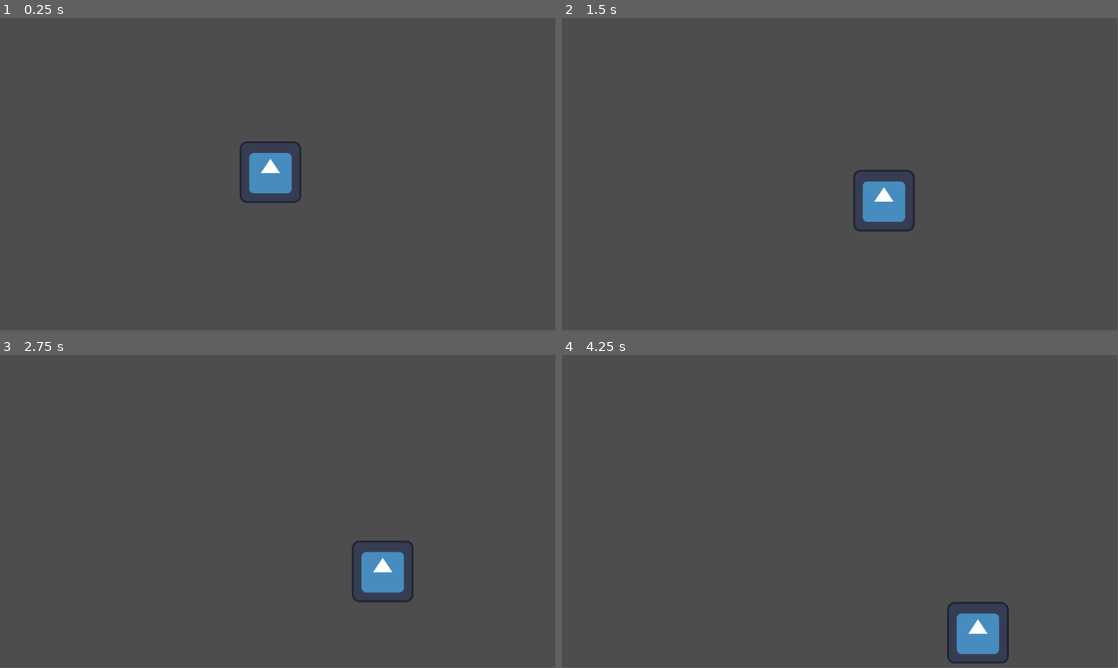
Above: before the commit, frames 1-4 (two rows, left to right).
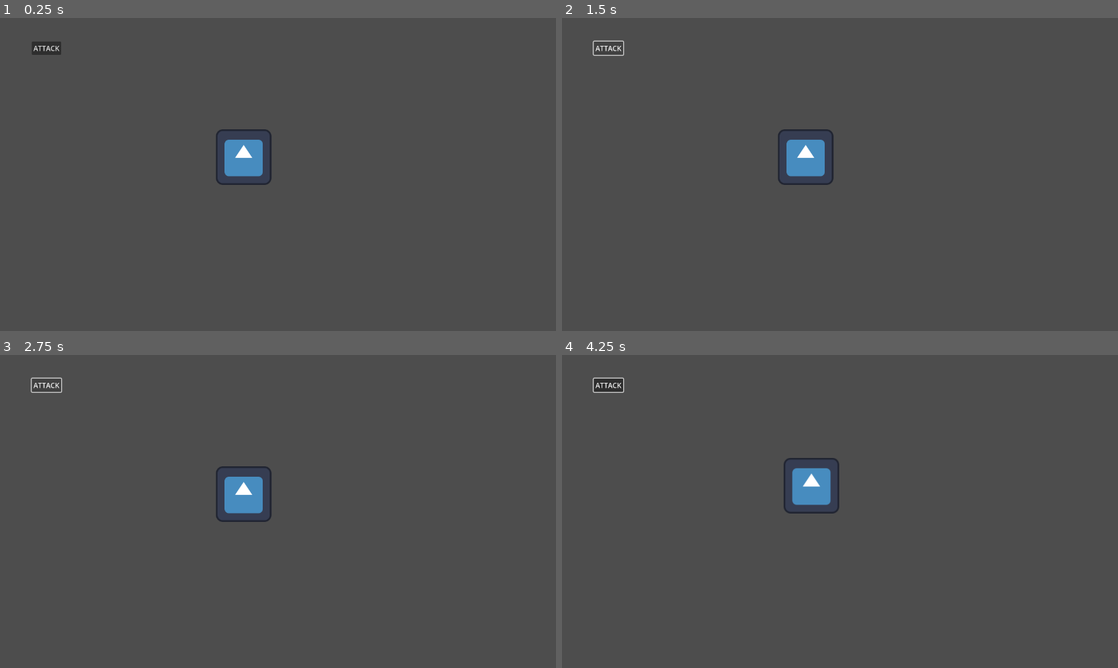
Above: after the commit, the same moments.

Repository: MaxWesterlund/Combombo
Game: Godot game, scene res://Scenes/main.tscn
Two runs of this game, one before a commit and one after it. Both use one fixed random seed, a clock stepped at 60 frames per second and the inputs below. The engine's default icon, where the game draws it, is replaced by a stand-in: a white triangle on a blue panel in a dark square.
Inputs (mouse positions are in pixels of both pictures, inside the frame that each line leads up to):
- Up to frame 1 (0.25 s): no input
- Up to frame 2 (1.5 s): click (606, 49) at 0.5 s, where only the run after the commit has a clickable "ATTACK"; click (606, 49) at 1.25 s, where only the run after the commit has a clickable "ATTACK"
- Up to frame 3 (2.75 s): click (44, 386) at 2 s, where only the run after the commit has a clickable "ATTACK"
- Up to frame 4 (4.25 s): move the mouse to (962, 495) at 2.77 s; click (962, 495) at 2.85 s; move the mouse to (728, 527) at 3.52 s; click (728, 527) at 3.6 s
In our replay, the window is 799x449 before the commit and 800x450 after it. These sizes can differ from the game's own. Grey fills any space a smaller window leaves; there, only what the larger window draws over its background counts as a difference.

The runs differ from the first frame. In frame 1, 2.0% of the frame differs, in the area x 5-55%, y 7-60%; in frame 2, 2.4%; in frame 3, 2.4%; in frame 4, 2.7%, in the area x 5-81%, y 7-99%.

Commit message:
bom

Diff:
--- /dev/null
+++ b/Scenes/bombo.gd
@@ -0,0 +1,20 @@
+extends Node2D
+
+enum STATE {
+	IDLE,
+	WILL_EXPLODE,
+}
+
+var state = STATE.IDLE
+
+var time_until_explode = 2.0
+
+# Called when the node enters the scene tree for the first time.
+func _ready():
+	pass # Replace with function body.
+
+# Called every frame. 'delta' is the elapsed time since the previous frame.
+func _process(delta):
+	pass
+
+func start_timer():
--- /dev/null
+++ b/Scenes/bombo.tscn
@@ -0,0 +1,13 @@
+[gd_scene load_steps=3 format=3 uid="uid://cesb20ykxb25l"]
+
+[ext_resource type="Script" path="res://Scenes/bombo.gd" id="1_36r6p"]
+[ext_resource type="Texture2D" uid="uid://bsoqn2mt0h3xa" path="res://bomb_circle.png" id="1_gnhb3"]
+
+[node name="Bombo" type="Node2D"]
+script = ExtResource("1_36r6p")
+
+[node name="Sprite2D" type="Sprite2D" parent="."]
+scale = Vector2(0.4, 0.4)
+texture = ExtResource("1_gnhb3")
+
+[node name="Timer" type="Timer" parent="."]
--- a/Scenes/main.tscn
+++ b/Scenes/main.tscn
@@ -6,3 +6,10 @@
 
 [node name="Player" parent="." instance=ExtResource("1_eabme")]
 position = Vector2(561, 320)
+
+[node name="Button" type="Button" parent="." groups=["UI"]]
+offset_left = 73.0
+offset_top = 54.0
+offset_right = 141.0
+offset_bottom = 85.0
+text = "ATTACK"
--- a/Scenes/player.gd
+++ b/Scenes/player.gd
@@ -1,14 +1,27 @@
 extends RigidBody2D
 
 @export var ground_friction = 0.0
+
+const max_distance_multiplier = 4
 
 func _ready():
 	linear_damp = ground_friction
 
 func _process(delta):
 	if Input.is_action_just_pressed("place_bomb"):
-		add_force(1000000, get_global_mouse_position())
+		var p = get_global_mouse_position()
+		if not is_mouse_over_ui(p):
+			add_explode_force(1000000, p)
 
-func add_force(size, origin):
-	var direction = (position - origin).normalized()
-	apply_force(Vector2(direction * size))
+func add_explode_force(size, origin):
+	var d = position - origin
+	var direction = d.normalized()
+	var distance_multiplier = min(100 / d.length(), max_distance_multiplier)
+	apply_force(direction * size * distance_multiplier)
+
+func is_mouse_over_ui(mouse_position):
+	var ui_elements = get_tree().get_nodes_in_group("UI")
+
+	for ui_element in ui_elements:
+		if ui_element.get_global_rect().has_point(mouse_position):
+			return true
--- a/project.godot
+++ b/project.godot
@@ -15,6 +15,12 @@
 config/features=PackedStringArray("4.2", "Forward Plus")
 config/icon="res://icon.svg"
 
+[display]
+
+window/size/viewport_width=1280
+window/size/viewport_height=720
+window/size/resizable=false
+
 [input]
 
 place_bomb={
Binary file added: bomb_circle.png
Not shown, added: bomb_circle.png.import
